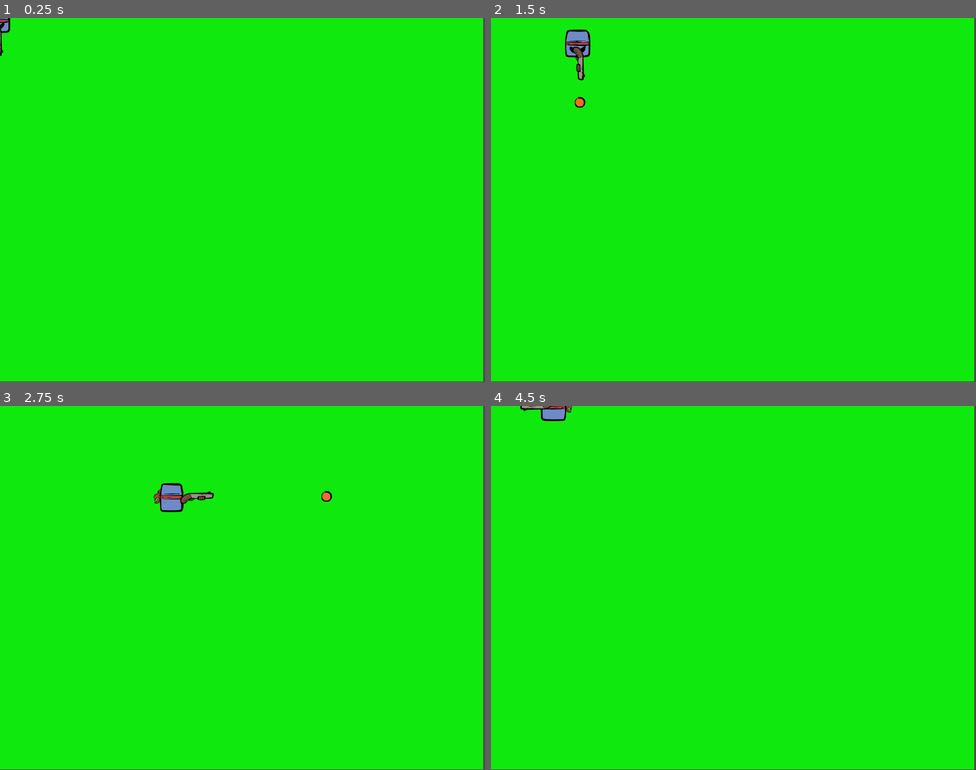
Above: before the commit, frames 1-4 (two rows, left to right).
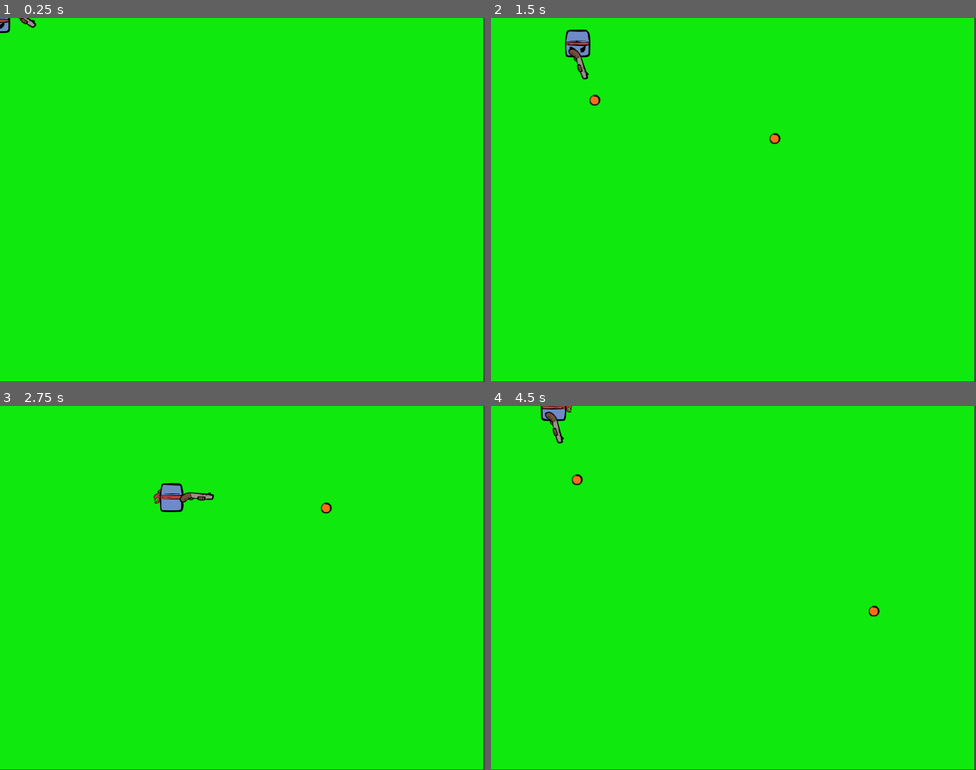
Above: after the commit, the same moments.

Repository: hipstarVenom/so-im-a-square
Game: Godot game, scene res://Scene/Main/main.tscn
Two runs of this game, one before a commit and one after it. Both use one fixed random seed, a clock stepped at 60 frames per second and the inputs below.
Inputs (mouse positions are in pixels of both pictures, inside the frame that each line leads up to):
- Up to frame 1 (0.25 s): no input
- Up to frame 2 (1.5 s): tap Enter at 0.5 s; move the mouse to (840, 181) at 0.52 s; hold Right (ui_right) 0.53-1.28 s; tap Space (shoot) at 0.6, 1.35 s; move the mouse to (636, 218) at 1.27 s; hold Down (ui_down) from 1.28 s (still down)
- Up to frame 3 (2.75 s): move the mouse to (291, 507) at 2.02 s; release Down (ui_down) at 2.03 s; hold Right (ui_right) from 2.03 s (still down); tap Space (shoot) at 2.1 s
- Up to frame 4 (4.5 s): move the mouse to (709, 660) at 2.77 s; release Right (ui_right) at 2.78 s; hold Up (ui_up) 2.78-3.53 s; tap Space (shoot) at 2.85, 3.6, 4.35 s; move the mouse to (879, 642) at 3.52 s; hold Left (ui_left) from 3.53 s (still down); move the mouse to (588, 533) at 4.27 s

The runs differ from the first frame. In frame 1, less than 0.1% of the frame differs, in the area x 0-8%, y 0-11%; in frame 2, 0.3%, in the area x 15-60%, y 7-35%; in frame 3, 0.2%; in frame 4, 0.3%.

Commit message:
fix : mouse aim because of reliability

Diff:
--- a/so-i-am-a-square-so-what-/Code/Gun/bullet.gd
+++ b/so-i-am-a-square-so-what-/Code/Gun/bullet.gd
@@ -2,19 +2,38 @@
 
 @export var speed := 500
 var direction: Vector2 = Vector2.ZERO
+var lifetime := 5.0  # Bullet lifetime in seconds
 
 func set_direction(dir: Vector2):
 	direction = dir.normalized()
+
+func _ready():
+	# Connect area entered signal for collision detection
+	area_entered.connect(_on_area_entered)
+	body_entered.connect(_on_body_entered)
+
+	# Set up lifetime timer
+	var timer = Timer.new()
+	timer.wait_time = lifetime
+	timer.one_shot = true
+	timer.timeout.connect(_on_lifetime_end)
+	add_child(timer)
+	timer.start()
 
 func _physics_process(delta: float):
 	# Move bullet
 	if direction != Vector2.ZERO:
 		position += direction * speed * delta
 
-	# Remove if off-screen (camera-aware)
-	var camera = get_viewport().get_camera_2d()
-	if camera:
-		var screen_rect = Rect2(camera.global_position - camera.zoom * camera.get_viewport_rect().size / 2,
-								camera.get_viewport_rect().size * camera.zoom)
-		if not screen_rect.has_point(global_position):
-			queue_free()
+func _on_area_entered(area: Area2D):
+	# Handle collision with other areas
+	queue_free()
+
+func _on_body_entered(body: Node2D):
+	# Handle collision with physics bodies (except player)
+	if not body.is_in_group("player"):
+		queue_free()
+
+func _on_lifetime_end():
+	# Remove bullet after lifetime expires
+	queue_free()
--- a/so-i-am-a-square-so-what-/Code/Gun/gun.gd
+++ b/so-i-am-a-square-so-what-/Code/Gun/gun.gd
@@ -1,11 +1,23 @@
 extends Node2D
+
 @export var bullet_scene: PackedScene
 @onready var muzzle: Node2D = $origin
 
 func shoot(direction: Vector2):
 	if not bullet_scene:
+		push_warning("No bullet scene assigned to gun")
 		return
+
 	var bullet = bullet_scene.instantiate()
-	get_tree().current_scene.add_child(bullet)  # add bullet to world
+
+	# Add bullet to the current scene
+	get_parent().get_parent().add_child(bullet)
+
+	# Set bullet position and direction
 	bullet.global_position = muzzle.global_position if muzzle else global_position
-	bullet.direction = direction.normalized()
+
+	# Make sure the bullet has the set_direction method
+	if bullet.has_method("set_direction"):
+		bullet.set_direction(direction.normalized())
+	else:
+		push_warning("Bullet scene doesn't have set_direction method")
--- a/so-i-am-a-square-so-what-/Code/Player/player.gd
+++ b/so-i-am-a-square-so-what-/Code/Player/player.gd
@@ -4,7 +4,7 @@
 @export var gun_scene: PackedScene
 
 var speed := 200
-var last_dir := Vector2.DOWN
+var last_move_dir := Vector2.DOWN
 var gun_instance: Node2D
 
 @onready var marker_up: Node2D = $up
@@ -16,7 +16,6 @@
 	if gun_scene:
 		gun_instance = gun_scene.instantiate() as Node2D
 		add_child(gun_instance)
-		_update_gun_position()
 
 func _physics_process(delta: float) -> void:
 	velocity = Vector2.ZERO
@@ -34,31 +33,32 @@
 	if velocity != Vector2.ZERO:
 		velocity = velocity.normalized() * speed
 		_play_move_animation(velocity)
-		last_dir = velocity.normalized()
+		last_move_dir = velocity.normalized()
 	else:
-		_play_idle_animation(last_dir)
+		_play_idle_animation(last_move_dir)
 
 	move_and_slide()
-	_update_gun_position()
+
+	# Always use mouse for aiming
+	var mouse_dir = (get_global_mouse_position() - global_position).normalized()
+	_update_gun_position(mouse_dir)
 
 	# Shooting
 	if Input.is_action_just_pressed("shoot"):
 		if gun_instance and gun_instance.has_method("shoot"):
-			gun_instance.shoot(last_dir)
+			gun_instance.shoot(mouse_dir)
 
 # -----------------------------
 # Gun Positioning & Rotation
 # -----------------------------
-func _update_gun_position():
+func _update_gun_position(dir: Vector2):
 	if not gun_instance:
 		return
 
-	var dir = last_dir
+	# Use a threshold to determine directions (including diagonals)
+	var threshold = 0.5
 
-	# Use a threshold to determine cardinal directions
-	var threshold = 0.5  # Increased threshold for better diagonal detection
-
-	# Check for cardinal directions first with higher threshold
+	# Check for cardinal directions first
 	if abs(dir.x) < threshold and dir.y < -threshold:  # Up
 		gun_instance.position = marker_up.position
 	elif abs(dir.x) < threshold and dir.y > threshold:  # Down
@@ -67,18 +67,15 @@
 		gun_instance.position = marker_left.position
 	elif dir.x > threshold and abs(dir.y) < threshold:  # Right
 		gun_instance.position = marker_right.position
-	else:
-		# For diagonals, use the direction with the larger absolute value
-		if abs(dir.x) > abs(dir.y):
-			if dir.x < 0:  # Left-dominant diagonal
-				gun_instance.position = marker_left.position
-			else:  # Right-dominant diagonal
-				gun_instance.position = marker_right.position
-		else:
-			if dir.y < 0:  # Up-dominant diagonal
-				gun_instance.position = marker_up.position
-			else:  # Down-dominant diagonal
-				gun_instance.position = marker_down.position
+	# Now handle diagonals
+	elif dir.x < -threshold and dir.y < -threshold:  # Up-left
+		gun_instance.position = marker_left.position
+	elif dir.x > threshold and dir.y < -threshold:  # Up-right
+		gun_instance.position = marker_up.position
+	elif dir.x < -threshold and dir.y > threshold:  # Down-left
+		gun_instance.position = marker_down.position
+	elif dir.x > threshold and dir.y > threshold:  # Down-right
+		gun_instance.position = marker_right.position
 
 	# Rotate gun based on direction
 	gun_instance.rotation = dir.angle()
@@ -103,19 +100,25 @@
 	elif dir.x > threshold and abs(dir.y) < threshold:  # Right
 		anim.play("move_right")
 		anim.flip_h = false
-	else:
-		# Handle diagonals
-		if dir.y < 0:  # Up diagonals
-			anim.play("move_up_right")
-			anim.flip_h = dir.x < 0
-		else:  # Down diagonals
-			anim.play("move_down_right")
-			anim.flip_h = dir.x < 0
+	# Now handle diagonals
+	elif dir.x < -threshold and dir.y < -threshold:  # Up-left
+		anim.play("move_right")
+		anim.flip_h = true
+	elif dir.x > threshold and dir.y < -threshold:  # Up-right
+		anim.play("move_right")
+		anim.flip_h = false
+	elif dir.x < -threshold and dir.y > threshold:  # Down-left
+		anim.play("move_right")
+		anim.flip_h = true
+	elif dir.x > threshold and dir.y > threshold:  # Down-right
+		anim.play("move_right")
+		anim.flip_h = false
 
 func _play_idle_animation(dir: Vector2) -> void:
 	# Use the same logic as move animation but with idle animations
 	var threshold = 0.5
 
+	# Check for cardinal directions first
 	if abs(dir.x) < threshold and dir.y < -threshold:  # Up
 		anim.play("idle_up")
 		anim.flip_h = false
@@ -128,11 +131,16 @@
 	elif dir.x > threshold and abs(dir.y) < threshold:  # Right
 		anim.play("idle_left_right")
 		anim.flip_h = false
-	else:
-		# Handle diagonals
-		if dir.y < 0:  # Up diagonals
-			anim.play("idle_up_right")
-			anim.flip_h = dir.x < 0
-		else:  # Down diagonals
-			anim.play("idle_down_right")
-			anim.flip_h = dir.x < 0
+	# Now handle diagonals
+	elif dir.x < -threshold and dir.y < -threshold:  # Up-left
+		anim.play("idle_left_right")
+		anim.flip_h = true
+	elif dir.x > threshold and dir.y < -threshold:  # Up-right
+		anim.play("idle_left_right")
+		anim.flip_h = false
+	elif dir.x < -threshold and dir.y > threshold:  # Down-left
+		anim.play("idle_left_right")
+		anim.flip_h = true
+	elif dir.x > threshold and dir.y > threshold:  # Down-right
+		anim.play("idle_left_right")
+		anim.flip_h = false
--- a/so-i-am-a-square-so-what-/project.godot
+++ b/so-i-am-a-square-so-what-/project.godot
@@ -58,6 +58,7 @@
 shoot={
 "deadzone": 0.2,
 "events": [Object(InputEventKey,"resource_local_to_scene":false,"resource_name":"","device":-1,"window_id":0,"alt_press …(191 unchanged characters)…
+, Object(InputEventMouseButton,"resource_local_to_scene":false,"resource_name":"","device":-1,"window_id":0,"alt_pressed":false,"shift_pressed":false,"ctrl_pressed":false,"meta_pressed":false,"button_mask":0,"position":Vector2(0, 0),"global_position":Vector2(0, 0),"factor":1.0,"button_index":1,"canceled":false,"pressed":false,"double_click":false,"script":null)
 ]
 }
 
